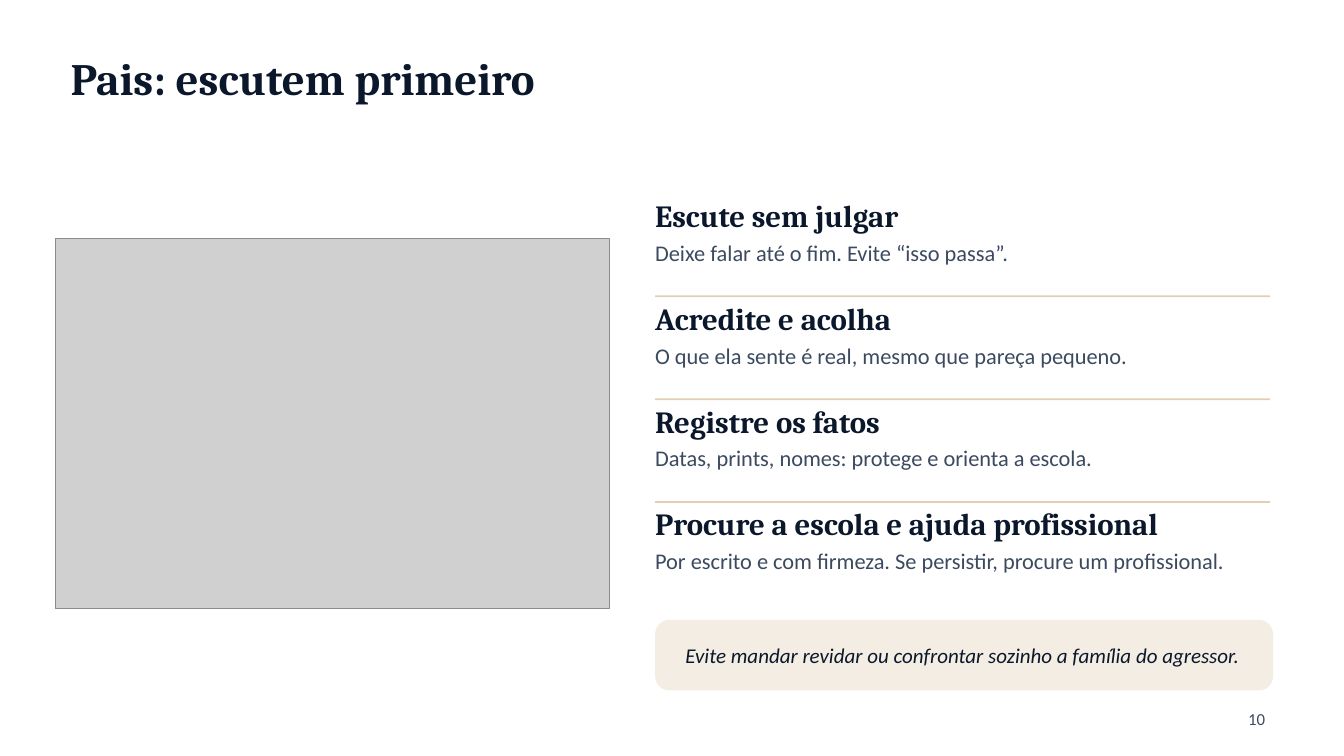
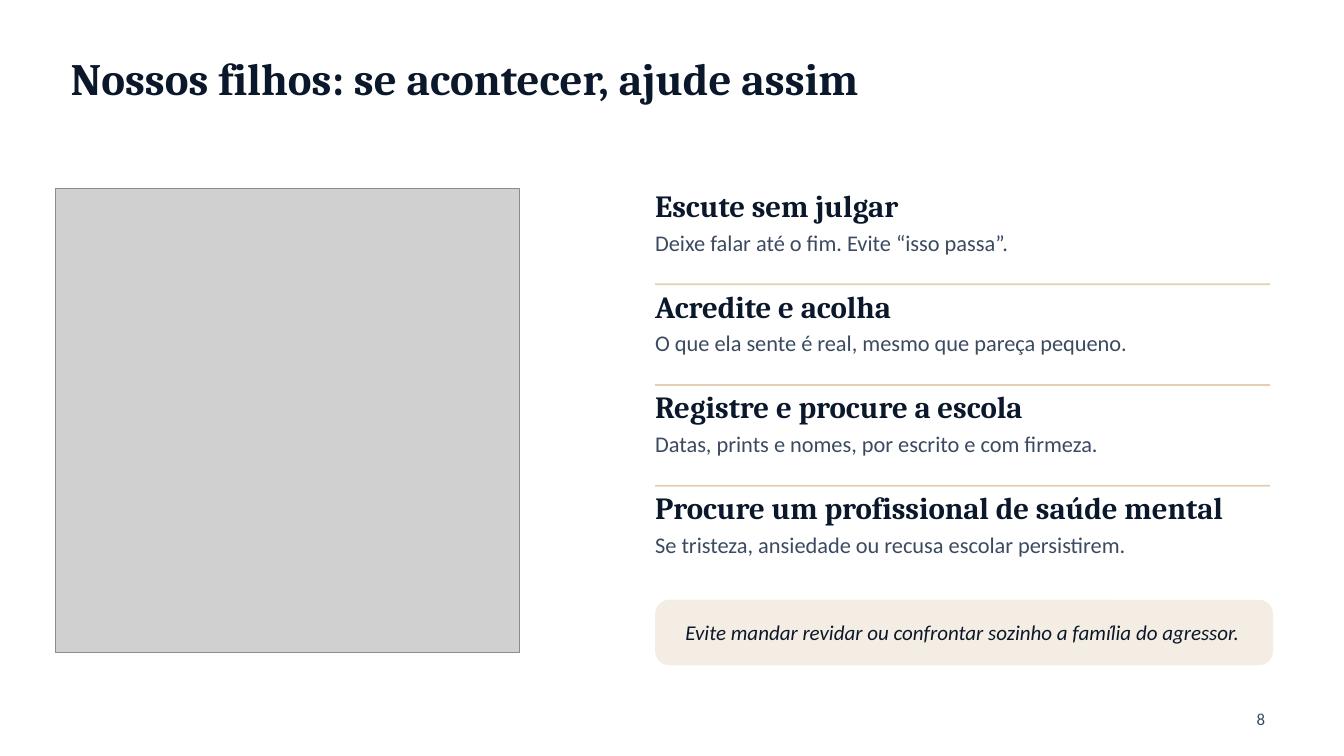
Before and after one commit to ebarroso12/ocorpoexplica, a slide deck: slide 8 of apresentacoes/bullying-saude-mental-escola.pptx (slide 10 before the commit). Drawn at 1344x756 pixels with LibreOffice and Linux fonts; fonts in the diff are those of the drawing; grey boxes stand for pictures; background and template pictures are left out. Boxes give left, top, right and bottom in pixels: in the first picture for what was removed or moved away, otherwise in the second. Text is boxed around its words. In the diff, an @@ line names an element or a change of style, - is before the commit and + after.

```diff
--- a/apresentacoes/bullying-saude-mental-escola.pptx
+++ b/apresentacoes/bullying-saude-mental-escola.pptx
@@ title removed at (x1=71, y1=64, x2=535, y2=105) @@
-Pais: escutem primeiro
@@ title added at (x1=71, y1=63, x2=858, y2=105), 32 pt, text #0B172B, bold @@
+Nossos filhos: se acontecer, ajude assim
@@ picture resized from (x1=55, y1=239, x2=610, y2=609) to (x1=55, y1=190, x2=519, y2=653) @@
@@ text "Deixe falar até o fim. ..." moved from (x1=655, y1=245, x2=1008, y2=265) to (x1=655, y1=235, x2=1008, y2=255) @@
@@ 2 texts, 1 line moved together from (x1=655, y1=205, x2=1270, y2=331) to (x1=655, y1=195, x2=1270, y2=319) @@
@@ text "O que ela sente é ..." moved from (x1=655, y1=348, x2=1126, y2=368) to (x1=655, y1=335, x2=1126, y2=355) @@
@@ line moved from (655, 399) - (1270, 399) to (655, 385) - (1270, 385) @@
@@ text at (x1=655, y1=396, x2=1022, y2=425): text changed @@
-Registre os fatos
+Registre e procure a escola
@@ text at (x1=655, y1=436, x2=1097, y2=456): text changed @@
-Datas, prints, nomes: protege e orienta a escola.
+Datas, prints e nomes, por escrito e com firmeza.
@@ line moved from (655, 502) - (1270, 502) to (655, 486) - (1270, 486) @@
@@ text at (x1=655, y1=497, x2=1223, y2=526): text changed @@
-Procure a escola e ajuda profissional
+Procure um profissional de saúde mental
@@ text added at (x1=655, y1=537, x2=1125, y2=557), 16 pt, text #3C4A60 @@
+Se tristeza, ansiedade ou recusa escolar persistirem.
@@ text removed at (x1=655, y1=553, x2=1223, y2=573) @@
-Por escrito e com firmeza. Se persistir, procure um profissional.
@@ rounded rectangle resized from (x1=655, y1=620, x2=1273, y2=691) to (x1=655, y1=600, x2=1273, y2=665) @@
@@ rounded rectangle at (x1=655, y1=600, x2=1273, y2=665): proportions changed @@
@@ text "Evite mandar revidar ou confrontar ..." moved from (x1=685, y1=648, x2=1239, y2=667) to (x1=685, y1=625, x2=1239, y2=644) @@
@@ page number at (x1=1257, y1=713, x2=1265, y2=725): text changed @@
-10
+8
```
Also in this commit, not shown: 6 other slides changed, 6 slides added, 6 slides removed, 1 other file.
